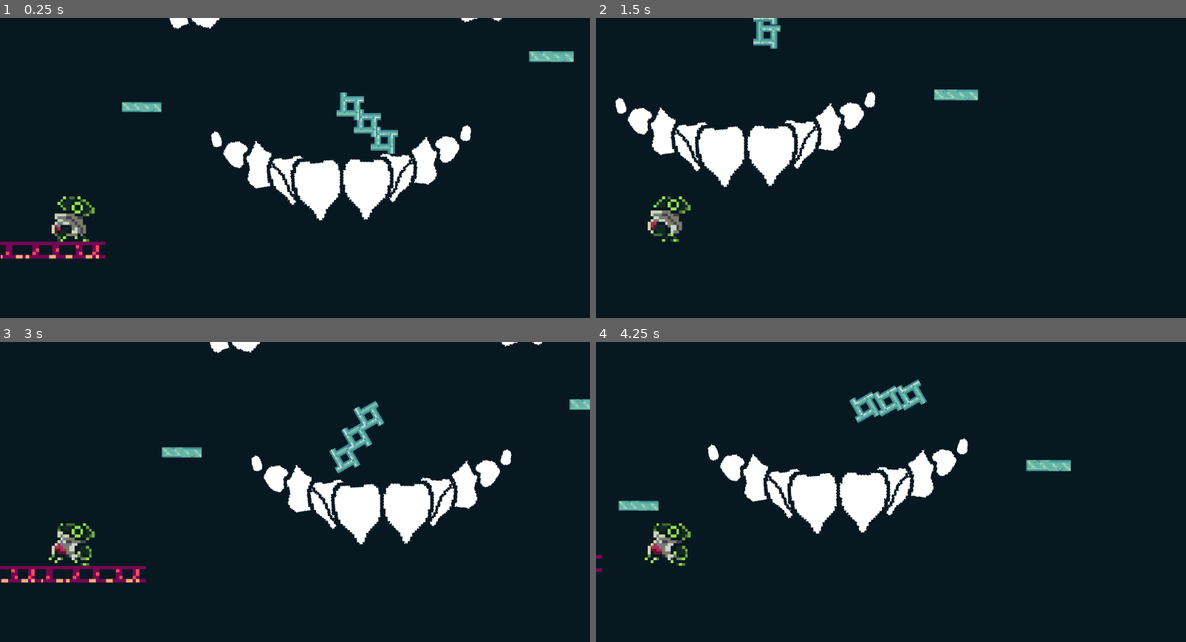
Above: before the commit, frames 1-4 (two rows, left to right).
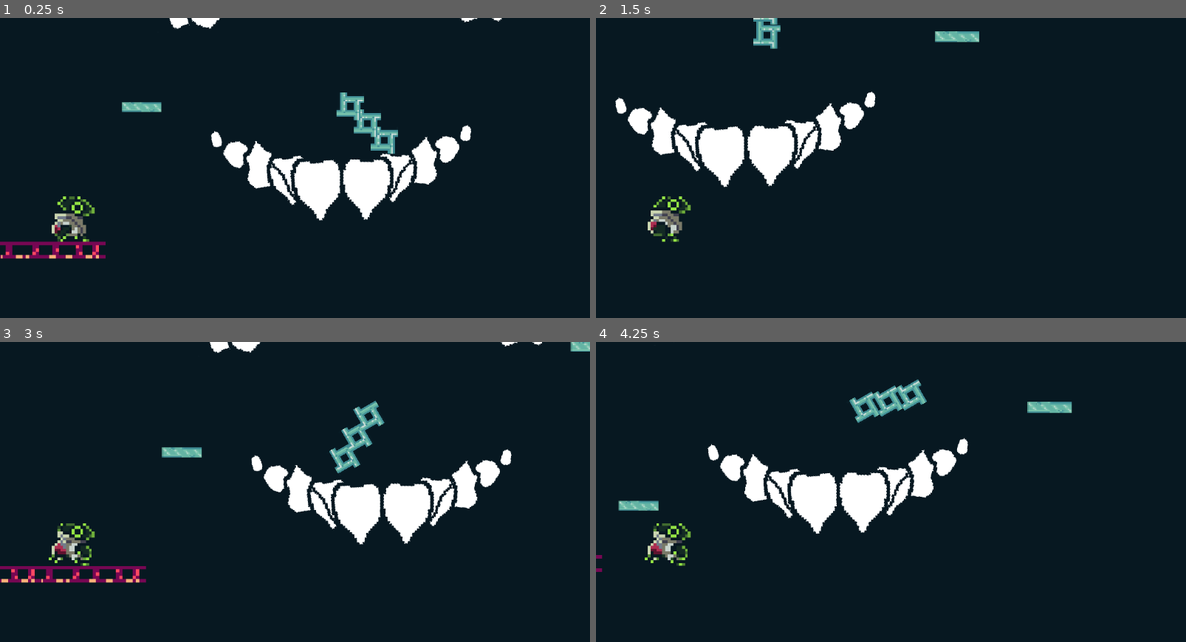
Above: after the commit, the same moments.

Repository: ennnui/2D-group-game
Game: Godot game, scene res://lvl.tscn
Two runs of this game, one before a commit and one after it. Both use one fixed random seed, a clock stepped at 60 frames per second and the inputs below.
Inputs:
- Up to frame 1 (0.25 s): no input
- Up to frame 2 (1.5 s): tap Enter (ui_accept) at 0.5 s; hold Right (ui_right) from 0.53 s (still down); tap Up (jump) at 0.77 s
- Up to frame 3 (3 s): tap Up (jump) at 1.52 s; release Right (ui_right) at 2.03 s; hold Left (ui_left) 2.03-2.78 s; hold Right (ui_right) from 2.78 s (still down)
- Up to frame 4 (4.25 s): keep holding Right (ui_right); tap Up (jump) at 3.02, 3.77 s

The runs differ from the first frame. In frame 1, 0.3% of the frame differs, in the area x 89-98%, y 11-15%; in frame 2, 0.6%; in frame 3, 0.2%; in frame 4, 0.6%, in the area x 72-81%, y 19-44%.

Commit message:
made the mouth interactable via staticbody2d

Diff:
--- a/dentl-clinik/lvl.tscn
+++ b/dentl-clinik/lvl.tscn
@@ -75,7 +75,7 @@
 scale = Vector2(1.00403, 1.00235)
 
 [node name="Path2D" parent="." unique_id=1742835241 instance=ExtResource("3_4iw1c")]
-position = Vector2(756, 217)
+position = Vector2(758, 103.000015)
 scale = Vector2(0.93877554, 0.93877554)
 curve = SubResource("Curve2D_f2dqo")
 
--- a/dentl-clinik/teeth.gd
+++ b/dentl-clinik/teeth.gd
@@ -15,12 +15,13 @@
 func _on_area_2d_body_entered(Node2D) -> void:
 	proximity_player = true
 
-#
+
 func _process(delta: float) -> void:
 	if proximity_player and mouth_closed and player_alive:
 		#edit below for kill func l8r
 		print("player_is_dead")
 		player_alive = false
+	print(mouth_closed)
 
 func _on_timer_timeout() -> void:
 	$AnimationPlayer.play("open_close")
--- a/dentl-clinik/teeth.tscn
+++ b/dentl-clinik/teeth.tscn
@@ -5,7 +5,7 @@
 [ext_resource type="Texture2D" uid="uid://bldcfi27aglu8" path="res://open mouth bot.png" id="2_rbxf8"]
 
 [sub_resource type="Animation" id="Animation_nhvtx"]
-length = 0.001
+length = 5.6
 tracks/0/type = "value"
 tracks/0/imported = false
 tracks/0/enabled = true
@@ -72,7 +72,7 @@
 }
 tracks/2/type = "value"
 tracks/2/imported = false
-tracks/2/enabled = true
+tracks/2/enabled = false
 tracks/2/path = NodePath(".:mouth_closed")
 tracks/2/interp = 1
 tracks/2/loop_wrap = true
@@ -106,6 +106,13 @@
 position = Vector2(523, 120)
 polygon = PackedVector2Array(345, 87, 321, 77, 314, 73, 281, 88, 254, 56, 201, 26, 170, 69, 155, 27, 110, 69, 57, 68, 26, 50, 0, 73, -50, 74, -95, 41, -105, 75, -141, 38, -188, 56, -204, 90, -225, 101, -254, 91, -288, 97, -304, 68, -234, -24, -40, -86, 234, -72, 361, 4, 357, 71.831665)
 
+[node name="StaticBody2D" type="StaticBody2D" parent="OpenMouthTop/Area2D" unique_id=821271705]
+position = Vector2(523, 120)
+
+[node name="CollisionPolygon2D" type="CollisionPolygon2D" parent="OpenMouthTop/Area2D/StaticBody2D" unique_id=1383512484]
+position = Vector2(2, 3)
+polygon = PackedVector2Array(345, 87, 321, 77, 314, 73, 281, 88, 254, 56, 201, 26, 170, 69, 155, 27, 110, 69, 57, 68, 26, 50, 0, 73, -50, 74, -95, 41, -105, 75, -141, 38, -188, 56, -204, 90, -225, 101, -254, 91, -288, 97, -304, 68, -234, -24, -40, -86, 234, -72, 361, 4, 357, 71.831665)
+
 [node name="OpenMouthBot" type="Sprite2D" parent="." unique_id=2140333923]
 position = Vector2(560, 503)
 scale = Vector2(0.601, 0.601)
@@ -117,7 +124,14 @@
 
 [node name="CollisionPolygon2D" type="CollisionPolygon2D" parent="OpenMouthBot/Area2D" unique_id=1430679493]
 position = Vector2(595, 152)
-rotation = -3.1415927
+rotation = 3.1415925
+polygon = PackedVector2Array(293.99997, 86.00418, 280.99997, 96.00418, 262.99997, 75.00418, 235.99997, 78.00418, 216.99997, 65.00418, 201.99997, 75.00418, 158.99997, 43.00418, 115.99997, 49.00418, 58, 40.00415, 12, 41.00415, -30, 40.00415, -47, 53.00415, -80, 48.00415, -103, 60.00415, -131, 84.00415, -142, 72.00415, -169, 87.00415, -196, 81.00415, -202.00006, 104.00415, -211.00006, 107.00415, -219.00006, 103.00415, -217, 77.00415, -193, 42.00415, -141, -8.99585, -13, -78.99585, 76, -74.99585, 207.99997, -12.995819, 263.99997, 43.00418)
+
+[node name="StaticBody2D" type="StaticBody2D" parent="OpenMouthBot/Area2D" unique_id=457882666]
+
+[node name="CollisionPolygon2D" type="CollisionPolygon2D" parent="OpenMouthBot/Area2D/StaticBody2D" unique_id=1855544760]
+position = Vector2(596, 152)
+rotation = 3.1415927
 polygon = PackedVector2Array(293.99997, 86.00418, 280.99997, 96.00418, 262.99997, 75.00418, 235.99997, 78.00418, 216.99 …(422 unchanged characters)…
 
 [node name="AnimationPlayer" type="AnimationPlayer" parent="." unique_id=842878224]
